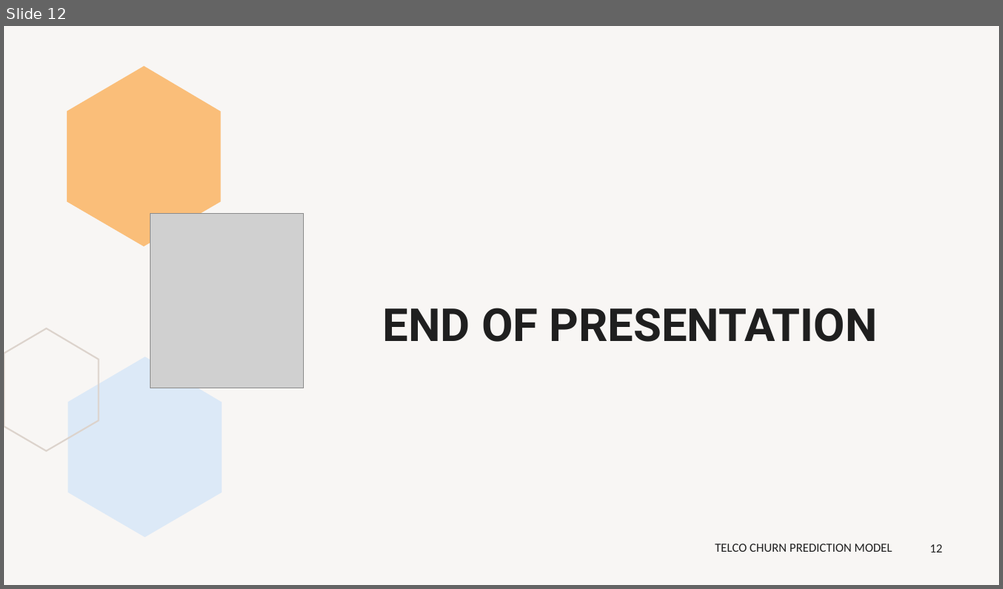
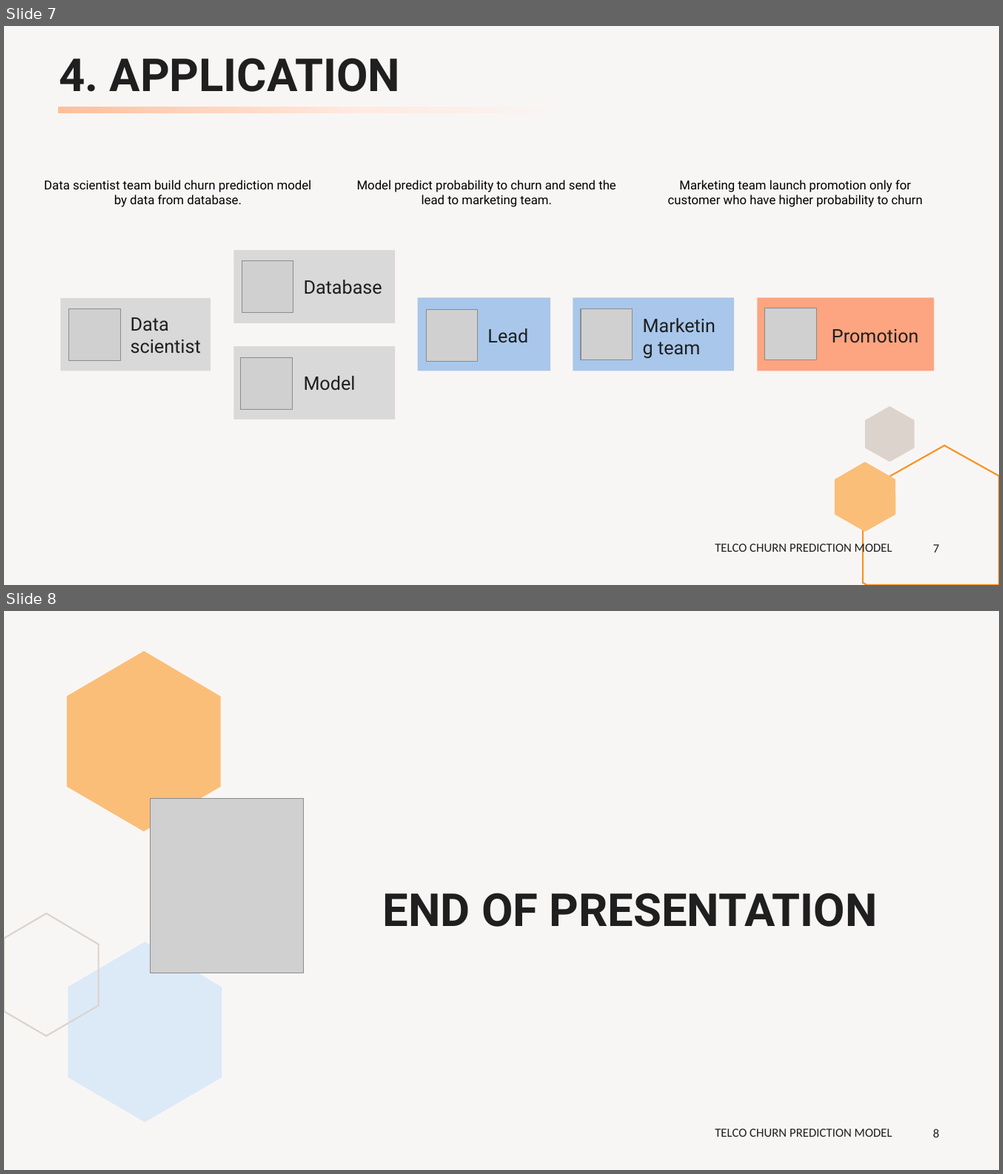
Before and after one commit to peerapat-t/Data-science-project, a slide deck: Telco-churn-prediction/Telco churn prediction.pptx. Shown one above the other, each under a label of ours: slide 12 before the commit, slides 7 and 8 after it. The pictures are 1003x589 and 1003x1174 pixels, drawn with LibreOffice and Linux fonts; fonts in the diff are those of the drawing; grey boxes stand for pictures. Boxes give left, top, right and bottom in pixels: in the first picture for what was removed or moved away, otherwise in the second. Text is boxed around its words. In the diff, an @@ line names an element or a change of style, - is before the commit and + after.

```diff
--- a/Telco-churn-prediction/Telco churn prediction.pptx
+++ b/Telco-churn-prediction/Telco churn prediction.pptx
@@ slide 7 added at (4, 26, 999, 585), background #DCD3CC at 20% opacity @@
@@ title added at (59, 58, 400, 92), 44 pt, text #1F1F1F, bold @@
+4. APPLICATION
@@ rectangle added at (59, 107, 608, 113), fill gradient #FFBF9B to #FFD6C2 to #FFEBE1 to #F8F6F5 @@
@@ text added at (44, 180, 312, 207), 12 pt, text #000000 @@
+Data scientist team build churn prediction model by data from database.
@@ text added at (357, 180, 765, 204), 12 pt, text #000000 @@
+Model predict probability to churn and send the lead to marketing team.
@@ text added at (668, 180, 922, 207), 12 pt, text #000000 @@
+Marketing team launch promotion only for customer who have higher probability to churn
@@ text added at (461, 195, 552, 207), 18 pt, text #1F1F1F @@
+Marketing team
@@ rectangle added at (234, 250, 395, 323), fill #D9D9D9 @@
@@ picture added at (242, 261, 293, 312) @@
@@ text added at (304, 280, 382, 295), 18 pt, text #1F1F1F @@
+Database
@@ rectangle added at (61, 298, 210, 372), fill #D9D9D9 @@
@@ picture added at (69, 309, 120, 361) @@
@@ rectangle added at (418, 298, 550, 372), fill #A8C7EA @@
@@ picture added at (427, 310, 478, 362) @@
@@ rectangle added at (572, 298, 734, 372), fill #A8C7EA @@
@@ picture added at (580, 309, 632, 360) @@
@@ rectangle added at (757, 298, 933, 372), fill #FDA480 @@
@@ picture added at (765, 309, 817, 360) @@
@@ text added at (131, 318, 201, 354), 18 pt, text #1F1F1F @@
+Data scientist
@@ text added at (487, 329, 528, 343), 18 pt, text #1F1F1F @@
+Lead
@@ text added at (831, 329, 919, 343), 18 pt, text #1F1F1F @@
+Promotion
@@ rectangle added at (234, 347, 395, 420), fill #D9D9D9 @@
@@ picture added at (241, 358, 292, 409) @@
@@ text added at (304, 376, 356, 391), 18 pt, text #1F1F1F @@
+Model
@@ freeform shape added at (865, 406, 914, 463), fill #DCD3CC @@
@@ freeform shape added at (862, 446, 999, 585), outline #F79320 1.5 pt @@
@@ freeform shape added at (834, 463, 896, 533), fill #FABE79 @@
@@ text added at (714, 542, 892, 555), 12 pt, text #1F1F1F @@
+TELCO CHURN PREDICTION MODEL
@@ page number added at (933, 545, 939, 553), 12 pt, text #1F1F1F @@
+7
@@ what was slide 12 is now slide 8 @@
@@ page number at (933, 1129, 939, 1138): text changed @@
-12
+8
```
Also in this commit, not shown: 8 slides changed, 2 slides removed, 4 other files.
